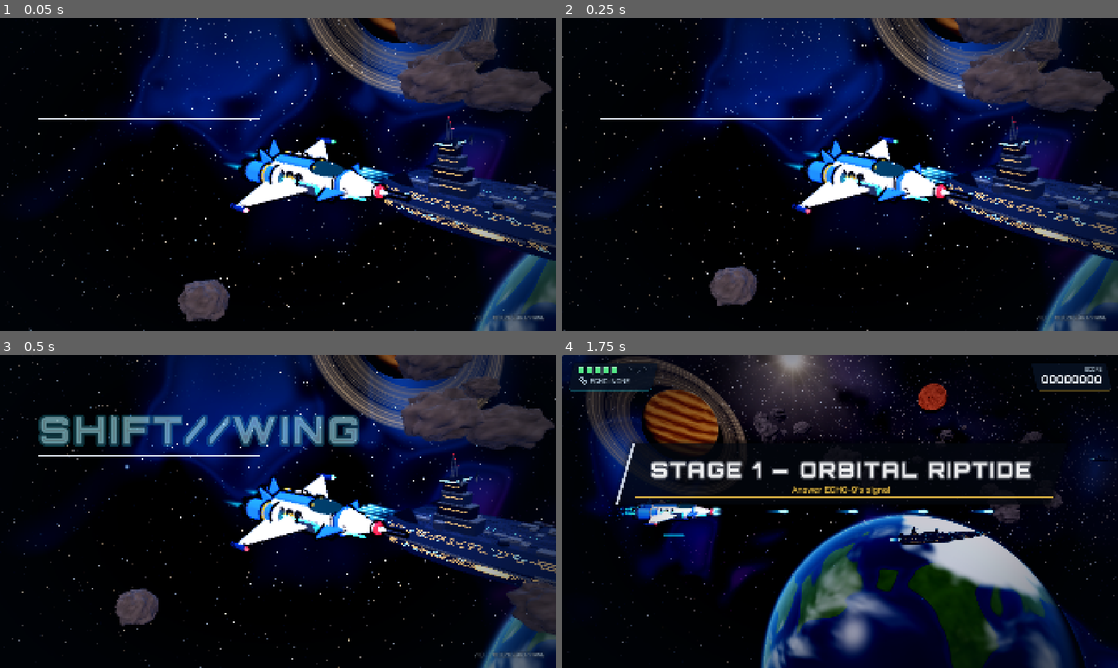
Above: before the commit, frames 1-4 (two rows, left to right).
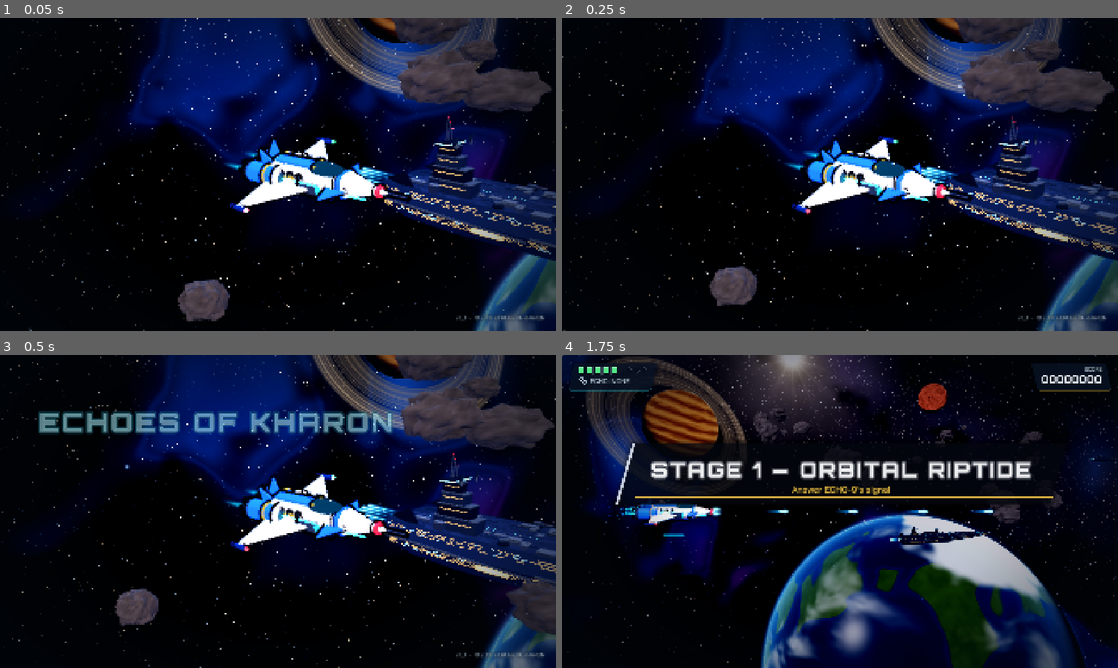
Above: after the commit, the same moments.

Repository: NikolasKorakidis/Mecha-Techa-Soldier
Game: Godot game, scene res://main/main.tscn
Same seed, same stepped clock (60 frames per second), same inputs: the game is played once before the commit and once after it.
Inputs (mouse positions are in pixels of both pictures, inside the frame that each line leads up to):
- Up to frame 1 (0.05 s): no input
- Up to frame 2 (0.25 s): no input
- Up to frame 3 (0.5 s): no input
- Up to frame 4 (1.75 s): tap Enter at 0.5 s; move the mouse to (962, 495) at 0.52 s; hold D (move_right) 0.53-1.25 s; tap K (dash) at 0.6 s; click (962, 495) at 0.67 s; tap Space (jump) at 0.77, 1.07 s; drag from (728, 527) to (812, 574) at 1.27 s

The runs differ from the first frame. In frame 1, 0.3% of the frame differs, in the area x 6-98%, y 32-97%; in frame 2, 0.3%; in frame 3, 4.9%, in the area x 6-98%, y 18-97%; in frame 4, nothing differs.

Commit message:
Rename the game to Echoes of Kharon - Definite Space Saga
Title logo, subtitle, credit line, transition wipe logo, project name and doc headers.

Co-Authored-By: Claude Opus 5.5 <noreply@anthropic.com>
Claude-Session: https://claude.ai/code/session_01PVvv6XH9MFznwUdwK1tWZd

Diff:
--- a/project.godot
+++ b/project.godot
@@ -10,7 +10,7 @@
 
 [application]
 
-config/name="SHIFT//WING"
+config/name="Echoes of Kharon - Definite Space Saga"
 config/description="2.5D shooter-to-platformer vertical slice built around Echo Shift."
 run/main_scene="res://main/main.tscn"
 config/features=PackedStringArray("4.7", "Forward Plus")
--- a/ui/title/title_screen.gd
+++ b/ui/title/title_screen.gd
@@ -38,17 +38,17 @@
 	column.mouse_filter = Control.MOUSE_FILTER_IGNORE
 	root.add_child(column)
 	_logo = Label.new()
-	_logo.text = "SHIFT//WING"
-	UiStyle.style_title(_logo, 132, Palette.PLAYER_PRIMARY, 12)
+	_logo.text = "ECHOES OF KHARON"
+	UiStyle.style_title(_logo, 92, Palette.PLAYER_PRIMARY, 8)
 	column.add_child(_logo)
 	_rule = ColorRect.new()
-	_rule.custom_minimum_size = Vector2(760, 4)
+	_rule.custom_minimum_size = Vector2(1220, 4)
 	_rule.size_flags_horizontal = Control.SIZE_SHRINK_BEGIN
 	_rule.color = Palette.PLAYER_PRIMARY
 	_rule.mouse_filter = Control.MOUSE_FILTER_IGNORE
 	column.add_child(_rule)
 	_sub = Label.new()
-	_sub.text = "ECHOES OF KHARON"
+	_sub.text = "DEFINITE SPACE SAGA"
 	var sub_font := FontVariation.new()
 	sub_font.base_font = UiStyle.BOLD_FONT
 	sub_font.spacing_glyph = 14
@@ -101,7 +101,7 @@
 	_prompt.offset_top = -110
 	_prompt.offset_bottom = -70
 	root.add_child(_prompt)
-	var credit := UiStyle.label("v1.0   ·   © 2026 SHIFT//WING", ArtStyle.FONT_CAPTION, Color(Palette.UI_MUTED_TEXT, 0.7))
+	var credit := UiStyle.label("v1.0   ·   © 2026 ECHOES OF KHARON", ArtStyle.FONT_CAPTION, Color(Palette.UI_MUTED_TEXT, 0.7))
 	credit.set_anchors_preset(Control.PRESET_BOTTOM_RIGHT)
 	credit.horizontal_alignment = HORIZONTAL_ALIGNMENT_RIGHT
 	credit.offset_left = -620
--- a/ui/transition/screen_transition.gd
+++ b/ui/transition/screen_transition.gd
@@ -26,7 +26,7 @@
 	_rect.material = _mat
 	add_child(_rect)
 	_logo = Label.new()
-	_logo.text = "SHIFT//WING"
+	_logo.text = "ECHOES OF KHARON"
 	_logo.set_anchors_preset(Control.PRESET_CENTER)
 	_logo.horizontal_alignment = HORIZONTAL_ALIGNMENT_CENTER
 	_logo.vertical_alignment = VERTICAL_ALIGNMENT_CENTER
Not shown, changed: CLAUDE.md
Not shown, changed: README.md
Not shown, changed: docs/architecture.md
Not shown, changed: docs/art-bible.md
Not shown, changed: docs/art-direction.md
Not shown, changed: docs/audio.md
Not shown, changed: docs/game-design.md
Not shown, changed: docs/test-plan.md
